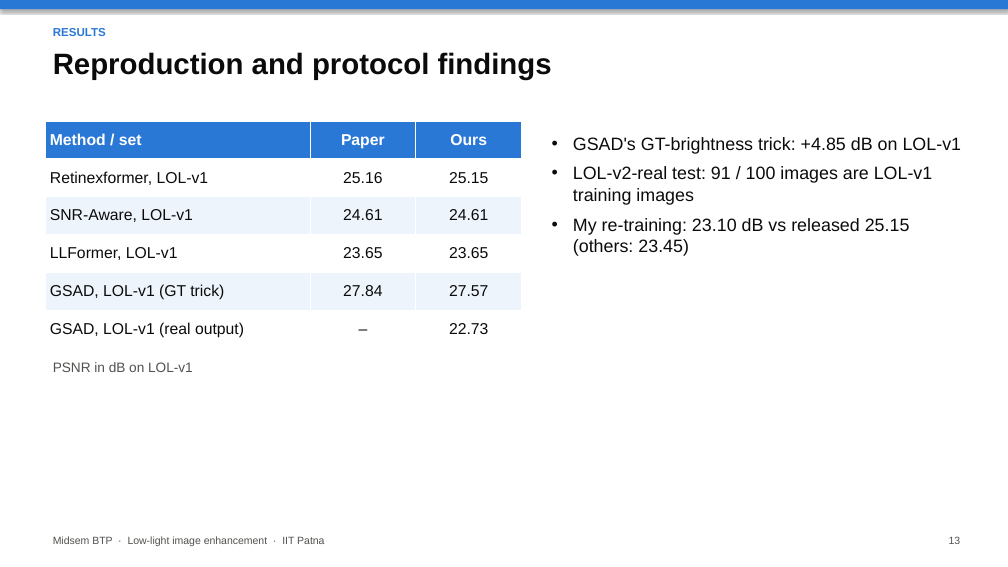
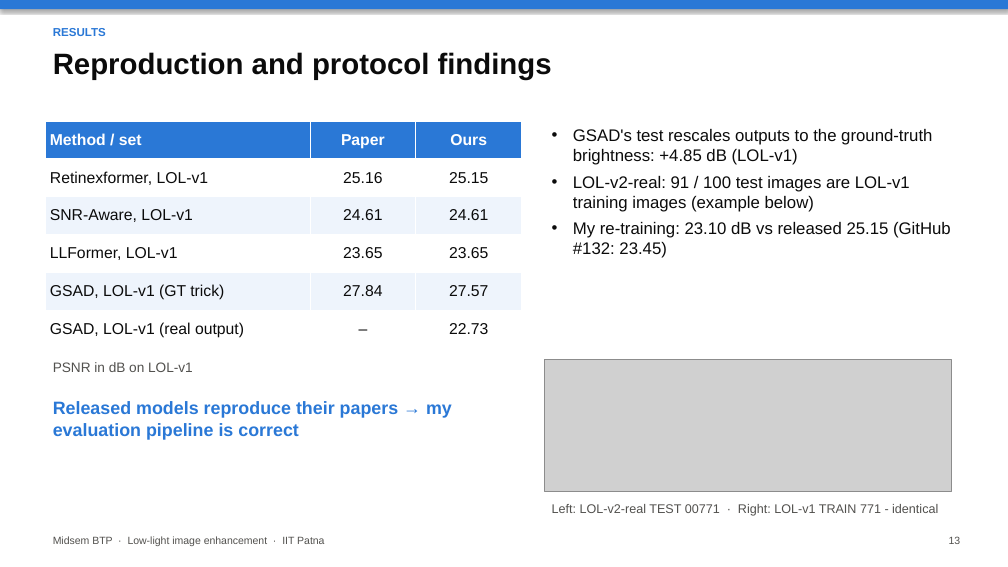
Before and after one commit to Crazycraftie/low-light-enhancement-btp, a slide deck: slide 13 of presentation/midsem.pptx. Drawn at 1008x567 pixels with LibreOffice and Linux fonts; fonts in the diff are those of the drawing; grey boxes stand for pictures. Boxes give left, top, right and bottom in pixels: in the first picture for what was removed or moved away, otherwise in the second. Text is boxed around its words. In the diff, an @@ line names an element or a change of style, - is before the commit and + after.

```diff
--- a/presentation/midsem.pptx
+++ b/presentation/midsem.pptx
@@ text at box(573, 129, 951, 258): text changed; size 17 to 16 pt @@
-• GSAD's GT-brightness trick: +4.85 dB on LOL-v1
-• LOL-v2-real test: 91 / 100 images are LOL-v1 training images
-• My re-training: 23.10 dB vs released 25.15 (others: 23.45)
+• GSAD's test rescales outputs to the ground-truth brightness: +4.85 dB (LOL-v1)
+• LOL-v2-real: 91 / 100 test images are LOL-v1 training images (example below)
+• My re-training: 23.10 dB vs released 25.15 (GitHub #132: 23.45)
@@ picture added at box(544, 359, 951, 492) @@
@@ text added at box(53, 401, 452, 440), 17 pt, text #2A78D6, bold @@
+Released models reproduce their papers → my evaluation pipeline is correct
@@ text added at box(552, 504, 938, 516), 12 pt, text #52514E @@
+Left: LOL-v2-real TEST 00771 · Right: LOL-v1 TRAIN 771 - identical
```
Also in this commit, not shown: 9 other slides changed, 4 other files.
